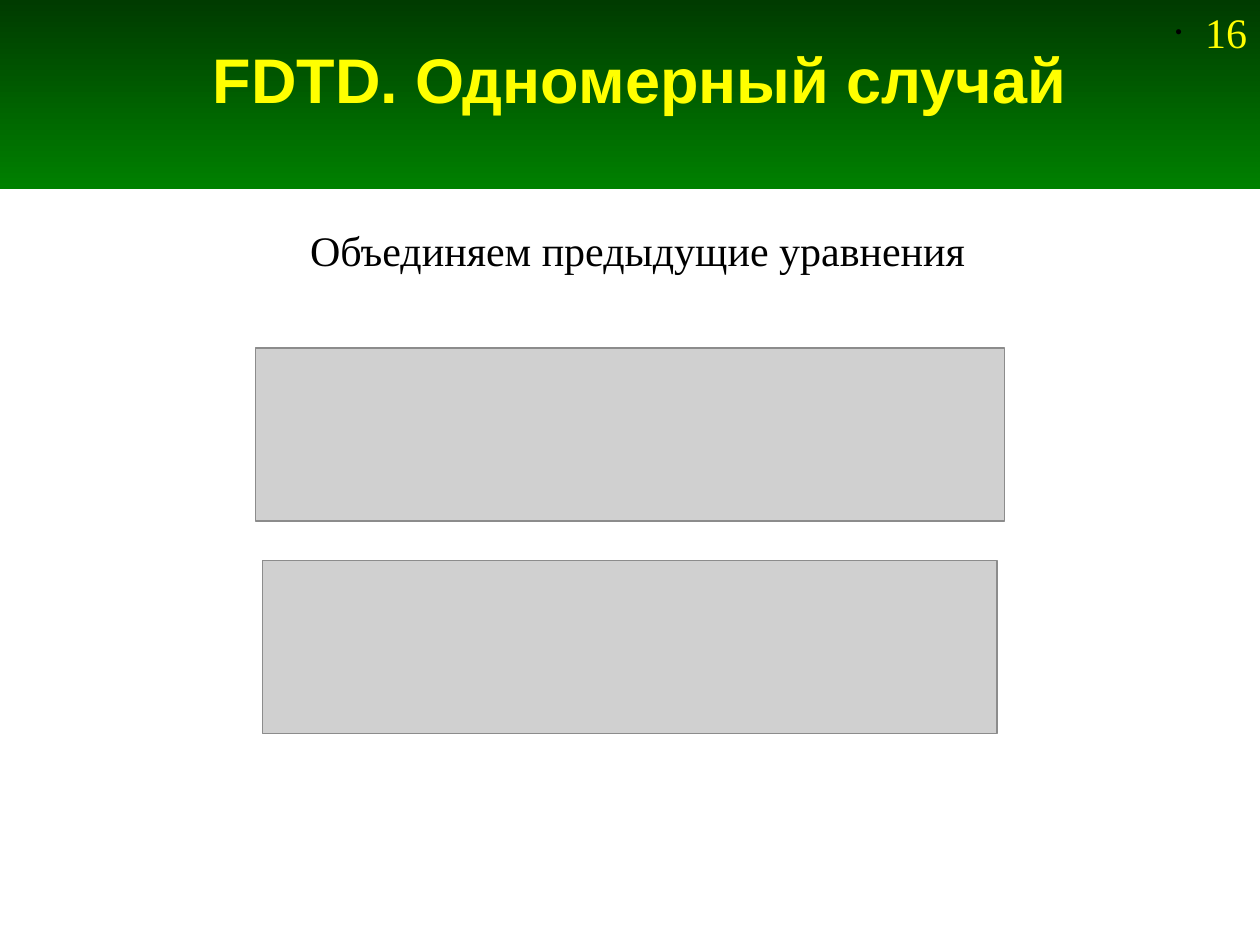
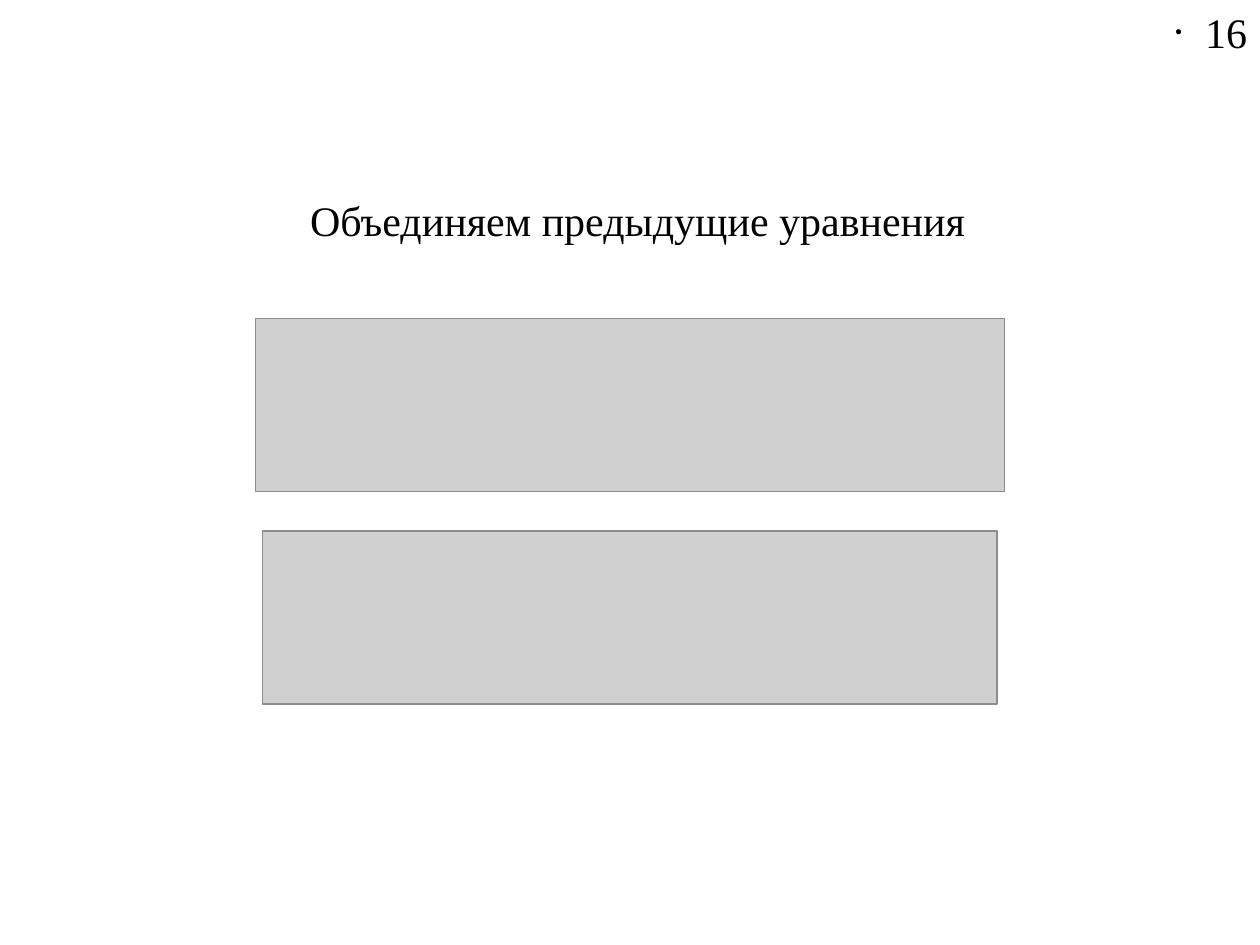
Before and after one commit to Jenyay/modelling, a slide deck: slide 16 of fdtd/presentations/04. FDTD-1D.odp. Drawn at 1260x945 pixels with LibreOffice and Linux fonts; fonts in the diff are those of the drawing; grey boxes stand for pictures. Boxes give left, top, right and bottom in pixels: in the first picture for what was removed or moved away, otherwise in the second. Text is boxed around its words. In the diff, an @@ line names an element or a change of style, - is before the commit and + after.

```diff
--- a/fdtd/presentations/04. FDTD-1D.odp
+++ b/fdtd/presentations/04. FDTD-1D.odp
@@ rectangle removed at (0, 0, 1260, 189) @@
@@ page number at (1205, 20, 1247, 49): text colour #FFFF00 to #000000 @@
@@ title removed at (213, 56, 1066, 115) @@
-FDTD. Одномерный случай
@@ 2 pictures, 1 text: place and size @@
-2 pictures, 1 text at (256, 236, 1004, 733)
+2 pictures, 1 text at (256, 206, 1004, 703)
```
Also in this commit, not shown: 8 other slides changed, 6 slides added, 6 slides removed, 3 other files.
